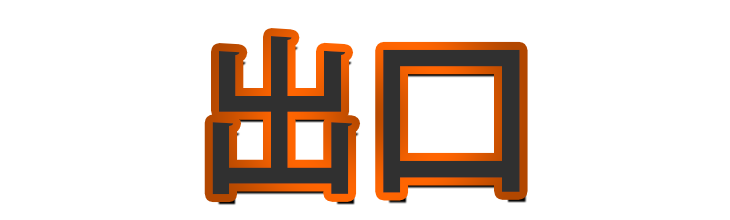
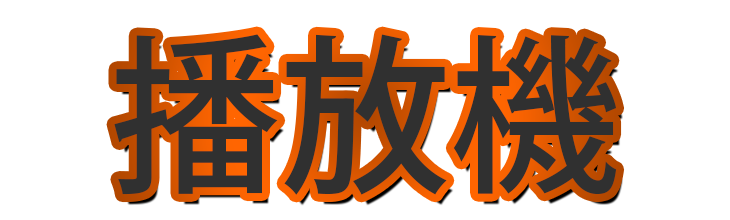
Two versions of the same layered image (730x220). Layer-by-layer changes:
added group "exit copy" with 1 layers above "exit" over [114, 34, 617, 195]
added layer "播放機" in group "exit copy" over [114, 34, 617, 195]
hid group "exit" (1 layers) over [212, 36, 520, 195]
